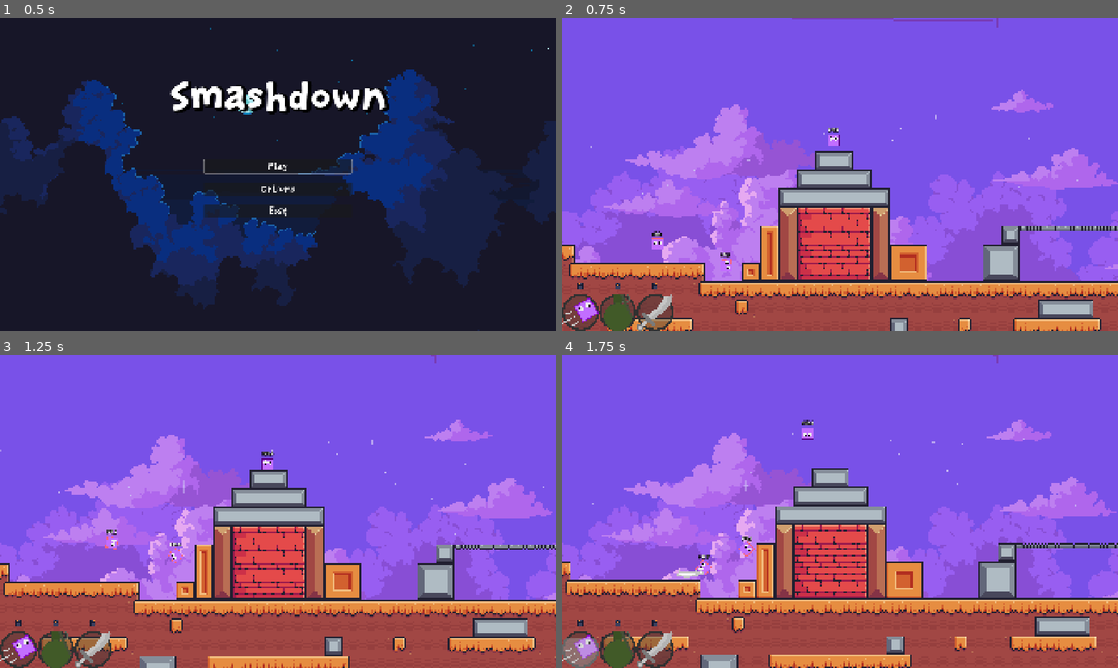
Above: before the commit, frames 1-4 (two rows, left to right).
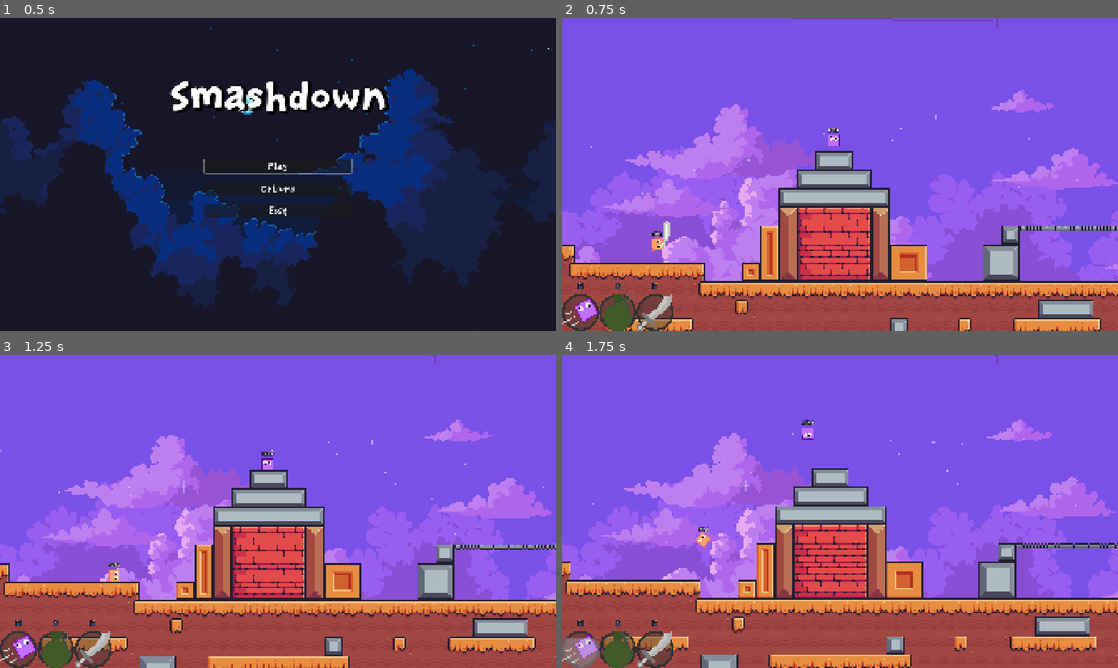
Above: after the commit, the same moments.

Repository: BoppleOpple/beat-the-clock
Game: Godot game, scene res://ui/main_menu/main_menu.tscn
Two runs of this game, one before a commit and one after it. Both use one fixed random seed, a clock stepped at 60 frames per second and the inputs below.
Inputs (mouse positions are in pixels of both pictures, inside the frame that each line leads up to):
- Up to frame 1 (0.5 s): no input
- Up to frame 2 (0.75 s): click "Play" at 0.5 s
- Up to frame 3 (1.25 s): no input
- Up to frame 4 (1.75 s): move the mouse to (828, 464) at 1.27 s; hold D (gameplay_right) from 1.28 s (still down); click (828, 464) at 1.35 s; tap Space (gameplay_jump) at 1.52 s

Frame 1 is identical in both runs. In frame 2, 0.2% of the frame differs, in the area x 16-31%, y 64-81%; in frame 3, 0.3%; in frame 4, 0.4%, in the area x 20-44%, y 24-72%.

Commit message:
fix: fixed all the shit

Diff:
--- a/actors/actor_base.gd
+++ b/actors/actor_base.gd
@@ -43,7 +43,7 @@
 const DEATH_TIME_MOD: float = -30.0
 const KILL_TIME_MOD: float = 30.0
 
-const KILL_EXPIRATION_TIME: float = 2.5
+const KILL_EXPIRATION_TIME: float = 4.0
 
 const jump_sfx = preload("res://assets/audio/abilities/jump.mp3")
 const dash_sfx = preload("res://assets/audio/abilities/dash.mp3")
--- a/actors/enemies/enemy_base.gd
+++ b/actors/enemies/enemy_base.gd
@@ -123,6 +123,9 @@
 	var index = randi_range(0, attackable_nodes.size() - 1)
 	return attackable_nodes[index]
 
+func set_hue(hue: float) -> void:
+	$Visual/ColorRect2.color = Color.from_hsv(hue, .6, 1.0)
+
 func _check_recovery() -> void:
 	if $Timers/PanicTimer.time_left > 0:
 		return
--- a/actors/enemies/enemy_base.tscn
+++ b/actors/enemies/enemy_base.tscn
@@ -17,6 +17,9 @@
 
 [node name="ColorRect" parent="Visual" parent_id_path=PackedInt32Array(1189846465) index="0" unique_id=1284086352]
 color = Color(0.9722486, 0.38292152, 0.48270053, 1)
+
+[node name="ColorRect2" parent="Visual" parent_id_path=PackedInt32Array(1189846465) index="1" unique_id=548245300]
+color = Color(0.7607843, 0.43137255, 1, 1)
 
 [node name="TimerLabel" parent="Visual/VisualTimer" parent_id_path=PackedInt32Array(645785647) index="0" unique_id=1571675406]
 label_settings = SubResource("LabelSettings_1lwnq")
--- a/main.gd
+++ b/main.gd
@@ -16,6 +16,16 @@
 const CAMERA_TRACKING_SCALE: float = 5.0
 const CAMERA_ZOOMING_SCALE: float = 10.0
 const CAMERA_PADDING: Vector2 = Vector2(200, 200)
+
+const ENEMY_SCENES: Dictionary[String, PackedScene] = {
+	"MELEE":  preload("res://actors/enemies/melee/enemy_melee.tscn"  ),
+	"BOMBER": preload("res://actors/enemies/bomber/enemy_bomber.tscn")
+}
+
+const ENEMY_PROPORTIONS: Dictionary[String, float] = {
+	"MELEE":  0.75,
+	"BOMBER": 0.25
+}
 
 var player_spawn_point: Node2D
 
@@ -42,13 +52,7 @@
 # Called when the node enters the scene tree for the first time.
 func _ready() -> void:
 	_randomize_stage()
-
-	var actors: Array[Node] = [$Player]
-	actors += get_tree().get_nodes_in_group("baddies").filter(_is_ActorBase)
-
-	for actor in actors:
-		actor.connect("throw_grenade", _on_player_throw_grenade)
-		actor.connect("respawn", _on_actor_respawn)
+	_spawn_enemies(GameManager.options.num_of_enemies)
 
 
 # Called every frame. 'delta' is the elapsed time since the previous frame.
@@ -109,6 +113,25 @@
 	$Stage.queue_free()
 	replacing_stage = true
 
+func _spawn_enemies(num_enemies: int) -> void:
+	for i in range(num_enemies):
+		var rand_val: float = randf()
+		for enemy_type in ENEMY_PROPORTIONS.keys():
+			rand_val -= ENEMY_PROPORTIONS[enemy_type]
+			if rand_val <= 0:
+				_add_enemy(ENEMY_SCENES[enemy_type])
+				break
+
+func _add_enemy(enemy_scene: PackedScene) -> void:
+	var enemy: EnemyBase = enemy_scene.instantiate()
+	enemy.set_hue(randf())
+
+	enemy.connect("throw_grenade", _on_player_throw_grenade)
+	enemy.connect("respawn", _on_actor_respawn)
+	enemy.connect("death", $GameOver._on_player_death)
+
+	$Enemies.add_child(enemy)
+
 func _randomize_stage() -> void:
 	var selected_index: int = randi_range(0, STAGE_POOL.size() - 1)
 	_set_stage(STAGE_POOL[selected_index])
--- a/main.tscn
+++ b/main.tscn
@@ -5,8 +5,6 @@
 [ext_resource type="PackedScene" uid="uid://cpvcqwg43fwv" path="res://ui/hud/hud.tscn" id="2_0xm2m"]
 [ext_resource type="PackedScene" uid="uid://cna1uay0kbei2" path="res://player/player.tscn" id="3_h2yge"]
 [ext_resource type="PackedScene" uid="uid://grjdako5rpsp" path="res://ui/pause/pause.tscn" id="5_lquwl"]
-[ext_resource type="PackedScene" uid="uid://chg4k3ky170cu" path="res://actors/enemies/melee/enemy_melee.tscn" id="6_7mycd"]
-[ext_resource type="PackedScene" uid="uid://b8iqpqvc0oocq" path="res://actors/enemies/bomber/enemy_bomber.tscn" id="7_272bh"]
 [ext_resource type="PackedScene" uid="uid://ncm7jouu3x60" path="res://ui/game_over/game_over.tscn" id="8_5vw27"]
 
 [node name="Main" type="Node" unique_id=303326613]
@@ -29,16 +27,15 @@
 
 [node name="HUD" parent="CanvasLayer" unique_id=856797878 instance=ExtResource("2_0xm2m")]
 
+[node name="Enemies" type="Node" parent="." unique_id=2066253168]
+
 [node name="Objects" type="Node" parent="." unique_id=294892081]
 
 [node name="Pause" parent="." unique_id=181748229 instance=ExtResource("5_lquwl")]
-
-[node name="EnemyMelee" parent="." unique_id=950486434 instance=ExtResource("6_7mycd")]
-position = Vector2(-317, -186)
-
-[node name="EnemyBomber" parent="." unique_id=767976202 instance=ExtResource("7_272bh")]
 
 [node name="GameOver" parent="." unique_id=1807783136 instance=ExtResource("8_5vw27")]
 
 [connection signal="tree_exited" from="Stage" to="." method="_on_stage_tree_exited"]
 [connection signal="death" from="Player" to="GameOver" method="_on_player_death"]
+[connection signal="respawn" from="Player" to="." method="_on_actor_respawn"]
+[connection signal="throw_grenade" from="Player" to="." method="_on_player_throw_grenade"]
--- a/ui/game_over/game_over.gd
+++ b/ui/game_over/game_over.gd
@@ -8,11 +8,6 @@
 	$UI/Modulate.hide()
 	$UI/Modulate.modulate.a = 0.0
 	$UI/Modulate/MenuButtons/Restart.grab_focus()
-
-	var actors: Array[Node] = get_tree().get_nodes_in_group("baddies").filter(_is_ActorBase)
-
-	for actor in actors:
-		actor.connect("death", _on_player_death)
 
 
 func _on_restart_pressed() -> void:
@@ -27,6 +22,8 @@
 
 func _on_player_death(actor: ActorBase) -> void:
 	var actors: Array[Node] = get_tree().get_nodes_in_group("baddies").filter(_is_ActorBase)
+
+	print(actors.map(func(actor): return actor.should_free))
 
 	if actor is Player:
 		$UI/Modulate/Title.text = "Game Over"
